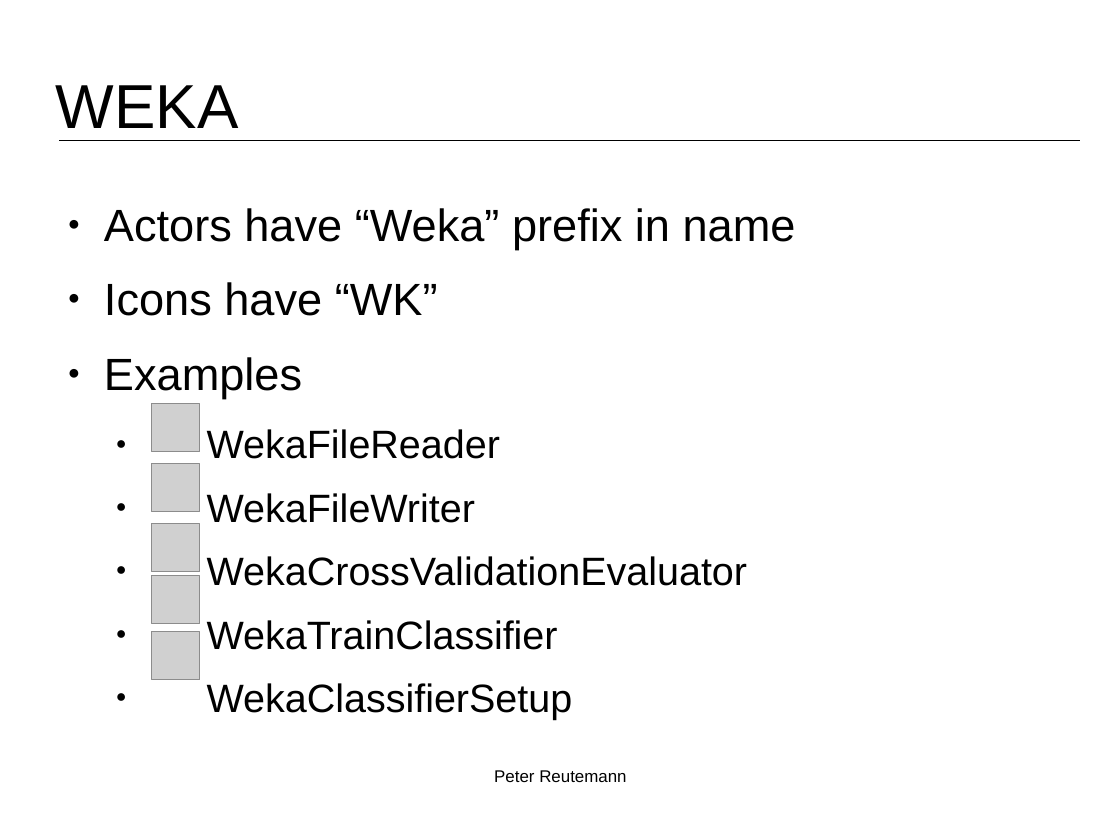
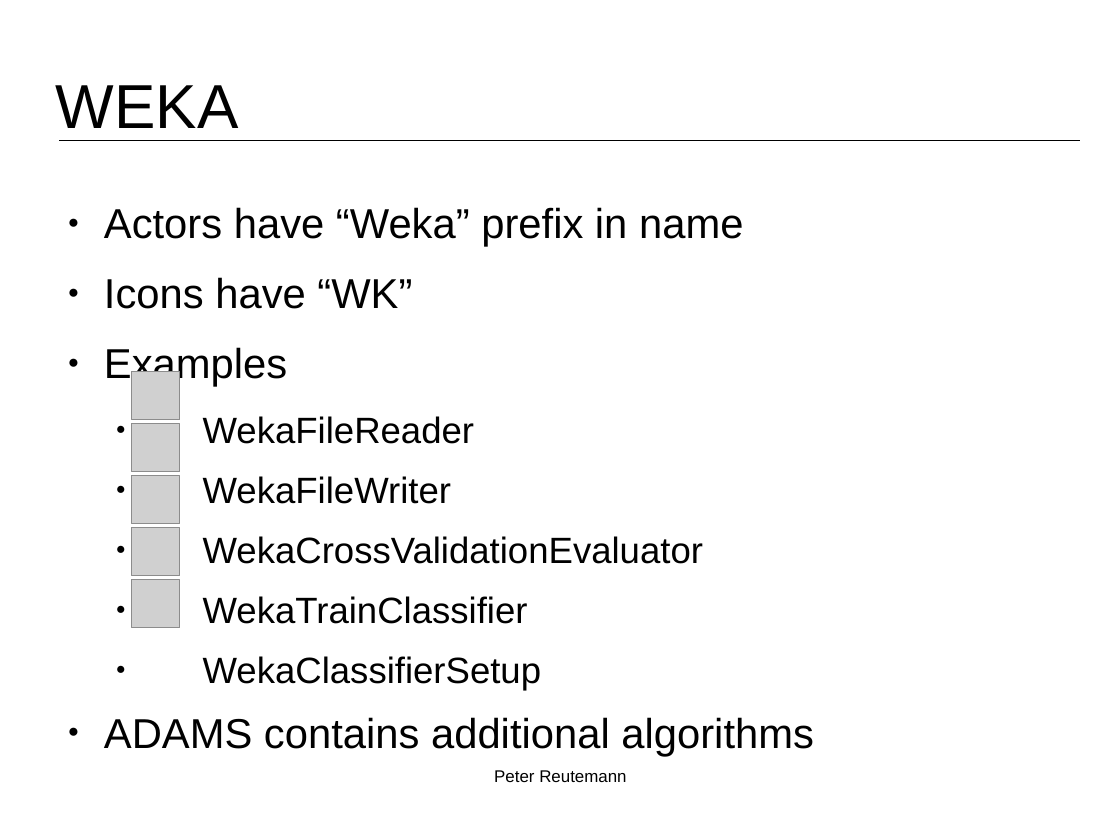
Before and after one commit to fracpete/kuching-2015, a slide deck: slide 3 of 3_machine_learning/kuching2015_machine_learning.odp (slide 4 before the commit). Drawn at 1120x840 pixels with LibreOffice and Linux fonts; fonts in the diff are those of the drawing; grey boxes stand for pictures; background and template pictures are left out. Boxes give left, top, right and bottom in pixels: in the first picture for what was removed or moved away, otherwise in the second. Text is boxed around its words. In the diff, an @@ line names an element or a change of style, - is before the commit and + after.

```diff
--- a/3_machine_learning/kuching2015_machine_learning.odp
+++ b/3_machine_learning/kuching2015_machine_learning.odp
@@ text at (104,207,743,690): size 32 to 29.6 pt in "Actors have “Weka” prefix in name", "Icons have “WK”", "Examples"; size 28 to 25.9 pt in "WekaFileReader", "WekaFileWriter", "WekaCrossValidationEvaluator", "WekaTrainClassifier" and 1 more places @@
@@ picture: place and size @@
-picture at (151,632,200,681)
+picture at (132,372,181,421)
@@ picture: place and size @@
-picture at (151,403,200,452)
+picture at (132,424,181,473)
@@ picture: place and size @@
-picture at (151,463,200,512)
+picture at (132,476,181,524)
@@ picture: place and size @@
-picture at (151,523,200,572)
+picture at (132,527,181,576)
@@ picture: place and size @@
-picture at (151,576,200,625)
+picture at (132,580,181,629)
@@ text at (104,717,814,756): paragraph added @@
+● ADAMS contains additional algorithms
```
Also in this commit, not shown: 3 slides added, 2 slides removed, 2 other files.
